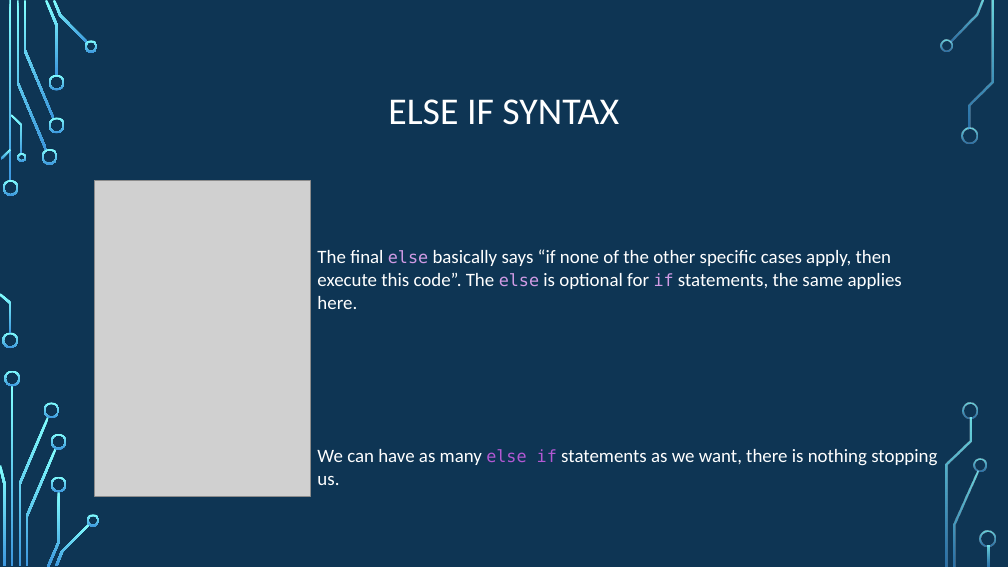
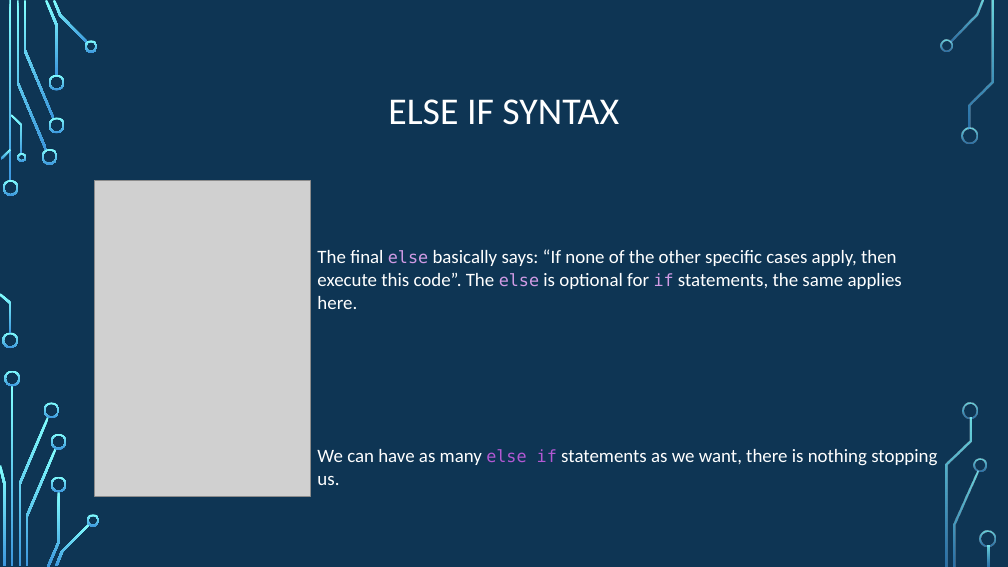
Before and after one commit to psypdt/ZIS_C-_Summer_Course_2019, a slide deck: slide 22 of Day_2/Day_2.pptx. Drawn at 1008x567 pixels with LibreOffice and Linux fonts; fonts in the diff are those of the drawing; grey boxes stand for pictures; background and template pictures are left out. Boxes give left, top, right and bottom in pixels: in the first picture for what was removed or moved away, otherwise in the second. Text is boxed around its words. In the diff, an @@ line names an element or a change of style, - is before the commit and + after.

```diff
--- a/Day_2/Day_2.pptx
+++ b/Day_2/Day_2.pptx
@@ text at (x1=317, y1=249, x2=902, y2=289): text changed @@
-The final else basically says “if none of the other specific cases apply, then execute this code”. The else is optional for if statements, the same applies here.
+The final else basically says: “If none of the other specific cases apply, then execute this code”. The else is optional for if statements, the same applies here.
```
Also in this commit, not shown: 10 other slides changed, 1 other file.
